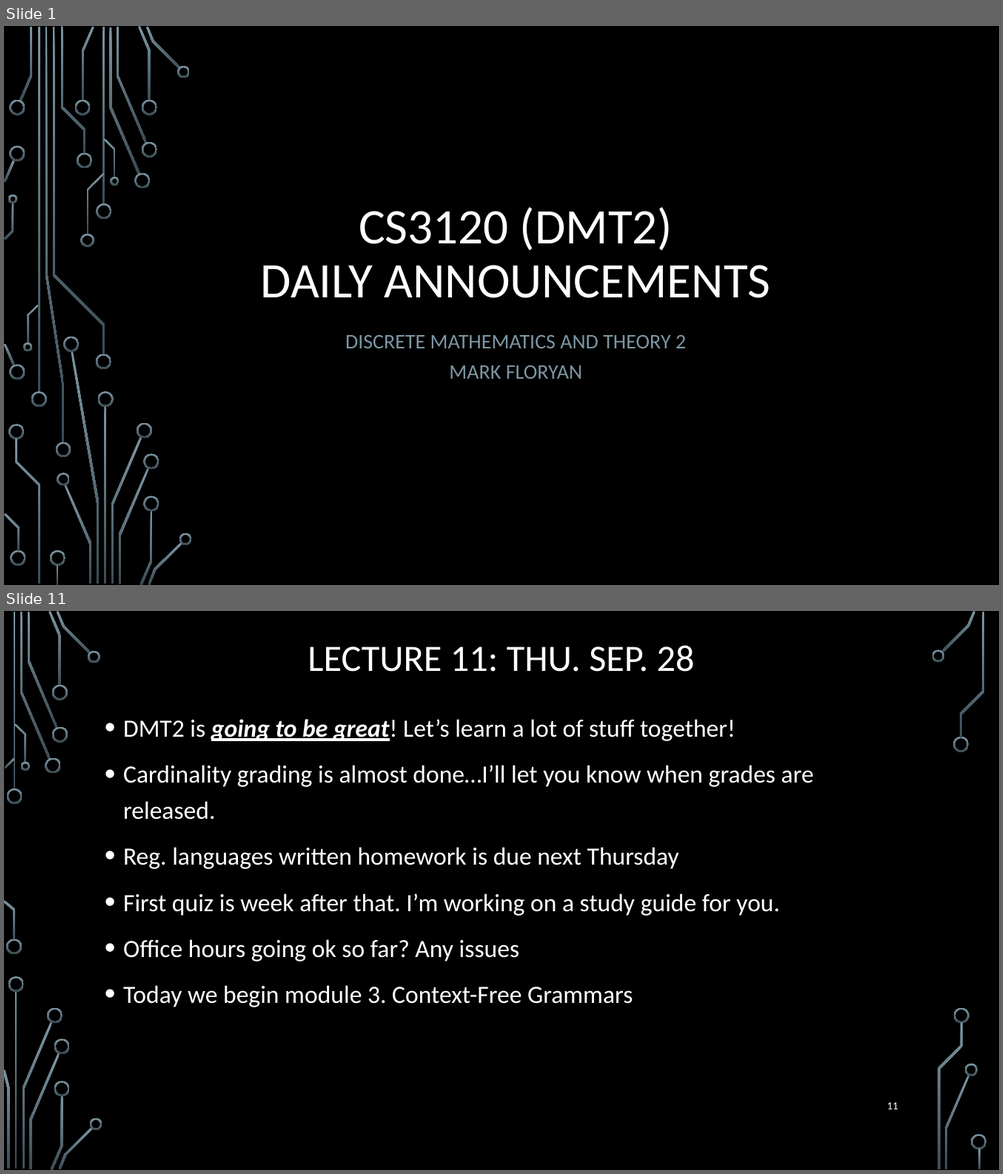
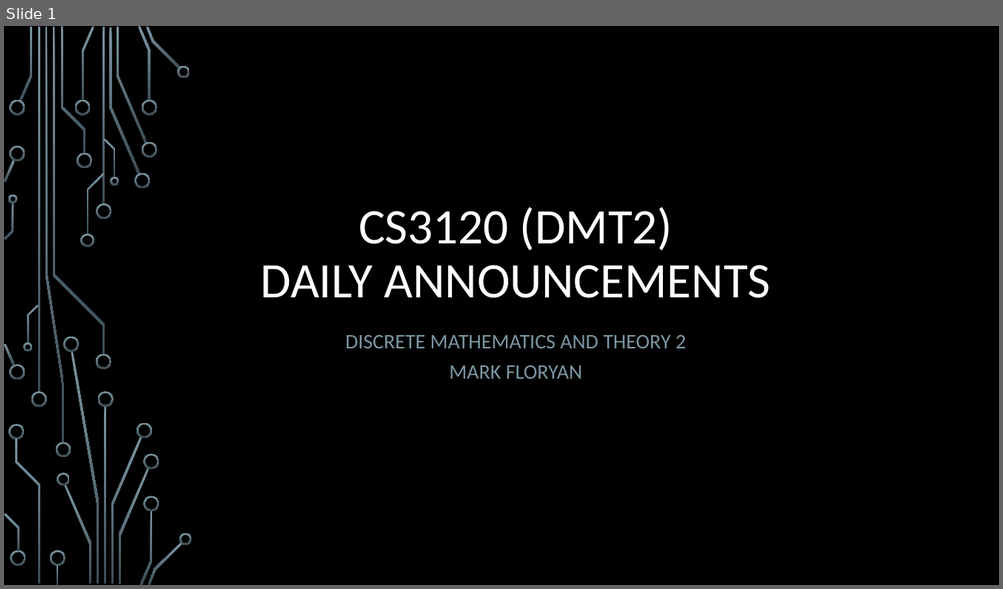
Before and after one commit to markfloryan/dmt2, a slide deck: slides/00-DailyAnnouncements.pptx. Shown one above the other, each under a label of ours: slides 1 and 11 before the commit, slide 1 after it; the slides between them are not shown. The pictures are 1003x1174 and 1003x589 pixels, drawn with LibreOffice and Linux fonts; fonts in the diff are those of the drawing; background and template pictures are left out. Boxes give left, top, right and bottom in pixels: in the first picture for what was removed or moved away, otherwise in the second. Text is boxed around its words. In the diff, an @@ line names an element or a change of style, - is before the commit and + after.

```diff
--- a/slides/00-DailyAnnouncements.pptx
+++ b/slides/00-DailyAnnouncements.pptx
@@ slide 11 removed at <box>4,611,999,1170</box>, background picture (left out) @@
@@ title removed at <box>307,645,694,672</box> @@
-LECTURE 11: THU. SEP. 28
@@ text removed at <box>123,719,814,1008</box> @@
-• DMT2 is going to be great! Let’s learn a lot of stuff together!
-• Cardinality grading is almost done…I’ll let you know when grades are released.
-• Reg. languages written homework is due next Thursday
-• First quiz is week after that. I’m working on a study guide for you.
-• Office hours going ok so far? Any issues
-• Today we begin module 3. Context-Free Grammars
@@ page number removed at <box>887,1102,898,1110</box> @@
-11
@@ group removed at <box>4,611,987,1170</box>: 33 freeform shapes, 3 rectangles @@
```
Also in this commit, not shown: 1 slide changed, 20 other slides removed, 5 other files.
